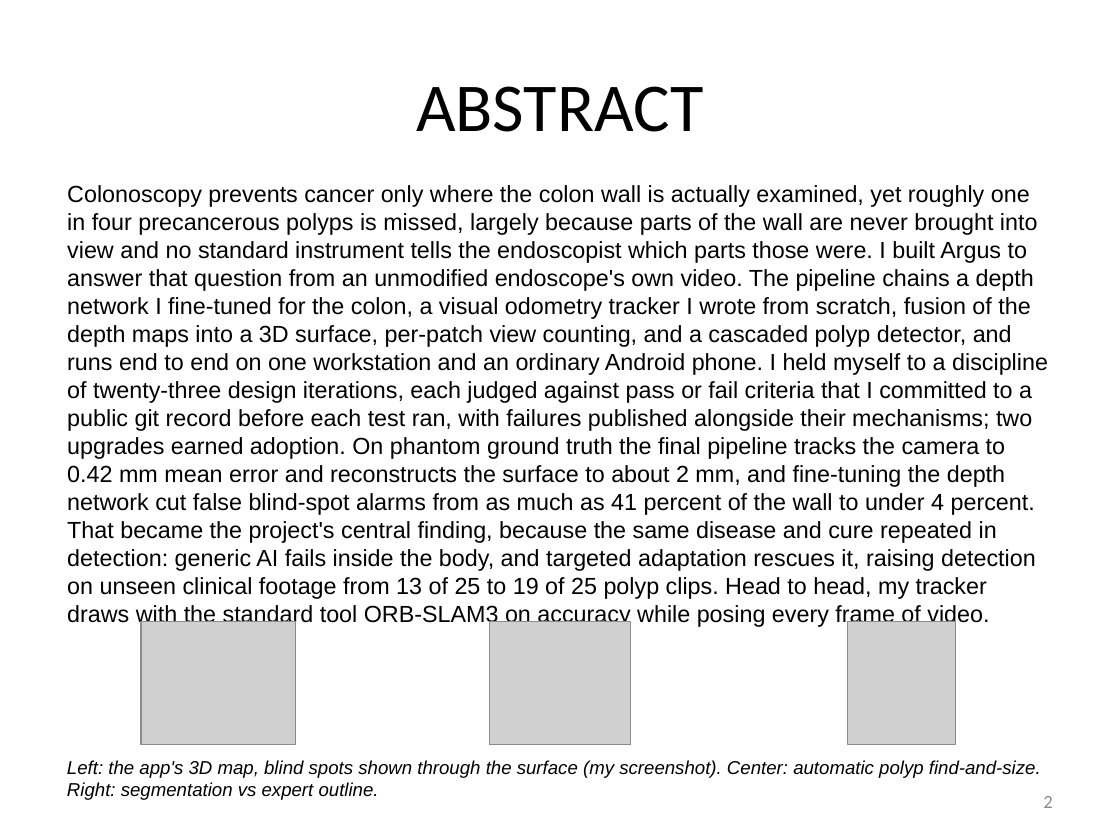
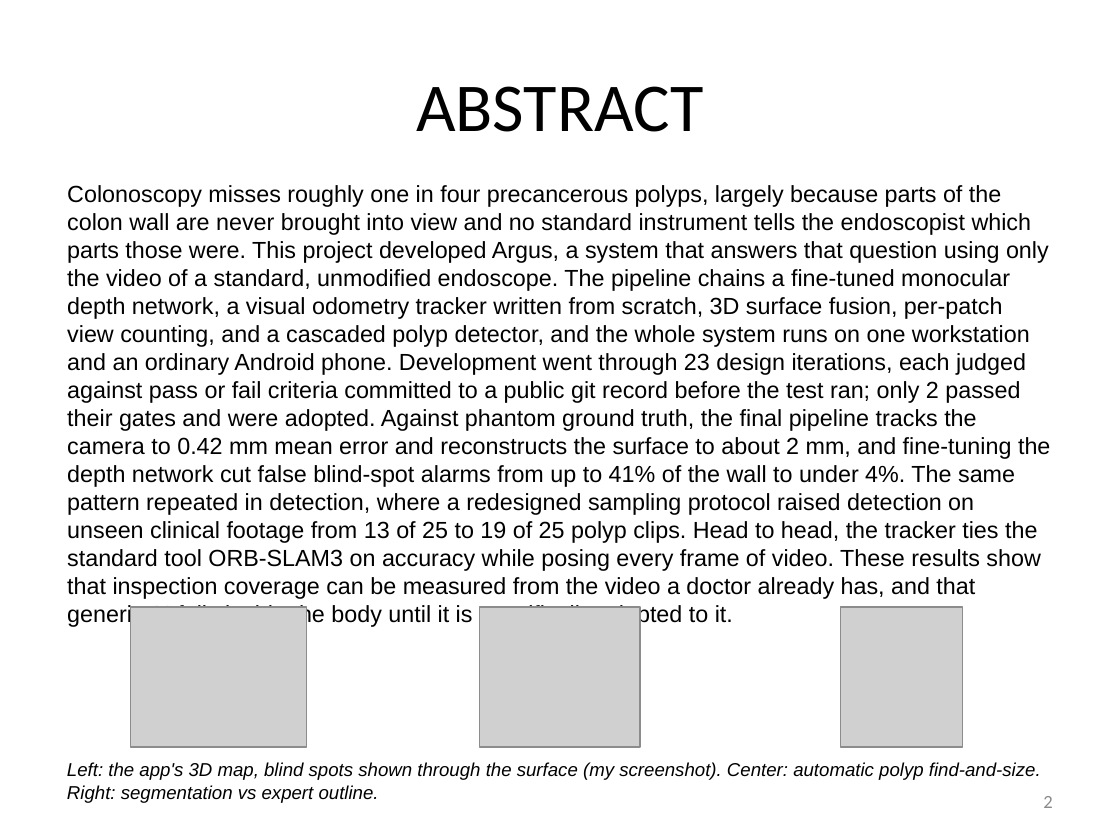
Before and after one commit to bluMoonx/EndoscopicMonocularSLAM, a slide deck: slide 2 of presentation/Argus_GSDSEF_2027_Digital_Presentation.pptx. Drawn at 1120x840 pixels with LibreOffice and Linux fonts; fonts in the diff are those of the drawing; grey boxes stand for pictures. Boxes give left, top, right and bottom in pixels: in the first picture for what was removed or moved away, otherwise in the second. Text is boxed around its words. In the diff, an @@ line names an element or a change of style, - is before the commit and + after.

Commit message:
Deck voice and fill pass: her register, fuller slides, larger figures
The abstract is rewritten to 238 words in the style of her previous
CSEF presentation (project-as-subject, I only for concrete actions)
and now follows the standard context / purpose / methods / results /
significance structure with a closing significance sentence. The
introduction gains a research question and hypothesis paragraph (345
words). Figures grew on slides 1, 2, 4, 5, 8, 9 and 11 to use the
empty space, and the block-diagram caption now explains the cascade
technically. All twelve slides re-rendered and checked; template
validation passes.

```diff
--- a/presentation/Argus_GSDSEF_2027_Digital_Presentation.pptx
+++ b/presentation/Argus_GSDSEF_2027_Digital_Presentation.pptx
@@ text at (67,185,1050,627): text changed @@
-Colonoscopy prevents cancer only where the colon wall is actually examined, yet roughly one in four precancerous polyps is missed, largely because parts of the wall are never brought into view and no standard instrument tells the endoscopist which parts those were. I built Argus to answer that question from an unmodified endoscope's own video. The pipeline chains a depth network I fine-tuned for the colon, a visual odometry tracker I wrote from scratch, fusion of the depth maps into a 3D surface, per-patch view counting, and a cascaded polyp detector, and runs end to end on one workstation and an ordinary Android phone. I held myself to a discipline of twenty-three design iterations, each judged against pass or fail criteria that I committed to a public git record before each test ran, with failures published alongside their mechanisms; two upgrades earned adoption. On phantom ground truth the final pipeline tracks the camera to 0.42 mm mean error and reconstructs the surface to about 2 mm, and fine-tuning the depth network cut false blind-spot alarms from as much as 41 percent of the wall to under 4 percent. That became the project's central finding, because the same disease and cure repeated in detection: generic AI fails inside the body, and targeted adaptation rescues it, raising detection on unseen clinical footage from 13 of 25 to 19 of 25 polyp clips. Head to head, my tracker draws with the standard tool ORB-SLAM3 on accuracy while posing every frame of video.
+Colonoscopy misses roughly one in four precancerous polyps, largely because parts of the colon wall are never brought into view and no standard instrument tells the endoscopist which parts those were. This project developed Argus, a system that answers that question using only the video of a standard, unmodified endoscope. The pipeline chains a fine-tuned monocular depth network, a visual odometry tracker written from scratch, 3D surface fusion, per-patch view counting, and a cascaded polyp detector, and the whole system runs on one workstation and an ordinary Android phone. Development went through 23 design iterations, each judged against pass or fail criteria committed to a public git record before the test ran; only 2 passed their gates and were adopted. Against phantom ground truth, the final pipeline tracks the camera to 0.42 mm mean error and reconstructs the surface to about 2 mm, and fine-tuning the depth network cut false blind-spot alarms from up to 41% of the wall to under 4%. The same pattern repeated in detection, where a redesigned sampling protocol raised detection on unseen clinical footage from 13 of 25 to 19 of 25 polyp clips. Head to head, the tracker ties the standard tool ORB-SLAM3 on accuracy while posing every frame of video. These results show that inspection coverage can be measured from the video a doctor already has, and that generic AI fails inside the body until it is specifically adapted to it.
@@ picture: place and size @@
-picture at (141,622,296,745)
+picture at (131,607,307,747)
@@ picture: place and size @@
-picture at (489,622,631,745)
+picture at (479,607,640,747)
@@ picture: place and size @@
-picture at (848,622,955,745)
+picture at (840,607,962,747)
```
Also in this commit, not shown: 9 other slides changed, 1 other file.
